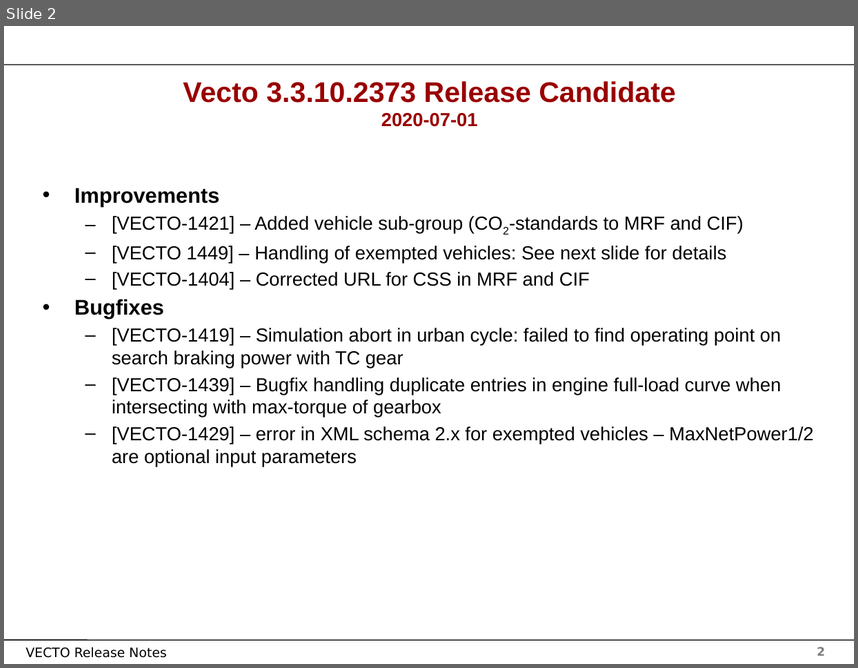
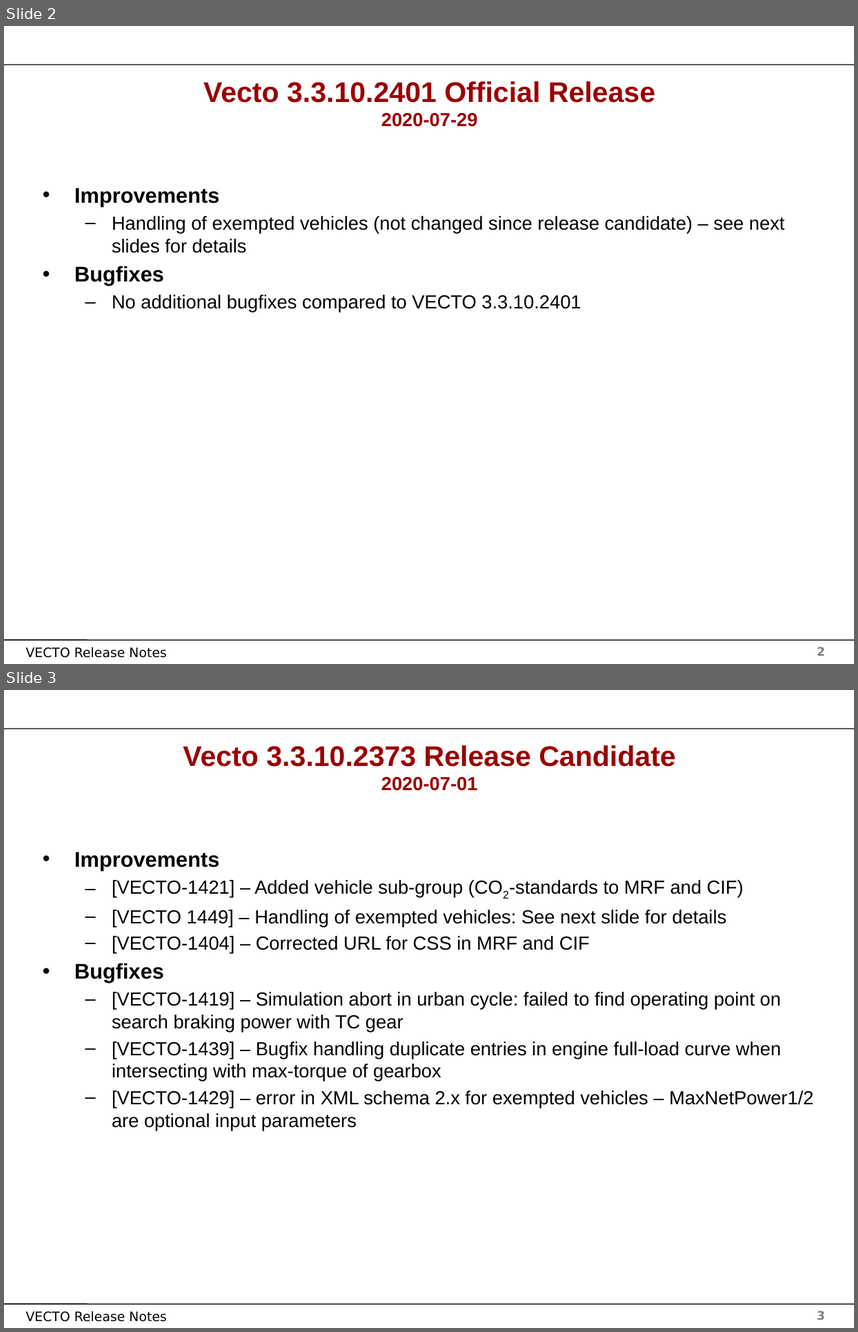
Before and after one commit to tanawadeatharva/BharatVECTO, a slide deck: Documentation/User Manual Source/Release Notes Vecto3.x.pptx. Shown one above the other, each under a label of ours: slide 2 before the commit, slides 2 and 3 after it. The pictures are 858x668 and 858x1332 pixels, drawn with LibreOffice and Linux fonts; fonts in the diff are those of the drawing; background and template pictures are left out. Boxes give left, top, right and bottom in pixels: in the first picture for what was removed or moved away, otherwise in the second. Text is boxed around its words. In the diff, an @@ line names an element or a change of style, - is before the commit and + after.

```diff
--- a/Documentation/User Manual Source/Release Notes Vecto3.x.pptx
+++ b/Documentation/User Manual Source/Release Notes Vecto3.x.pptx
@@ slide 2 added at box(4, 26, 854, 664), background #FFFFFF; not listed: 4 template elements that a slide beside it also shows @@
@@ title added at box(203, 81, 655, 127), 24 pt, text #990000, bold @@
+Vecto 3.3.10.2401 Official Release
+2020-07-29
@@ text added at box(74, 187, 785, 312), 16 pt, text #000000 @@
+• Improvements
+  – Handling of exempted vehicles (not changed since release candidate) – see next slides for details
+• Bugfixes
+  – No additional bugfixes compared to VECTO 3.3.10.2401
@@ what was slide 2 is now slide 3 @@
@@ page number at box(817, 1310, 825, 1319): text changed @@
-2
+3
```
Also in this commit, not shown: 1 slide changed, 14 other files.
